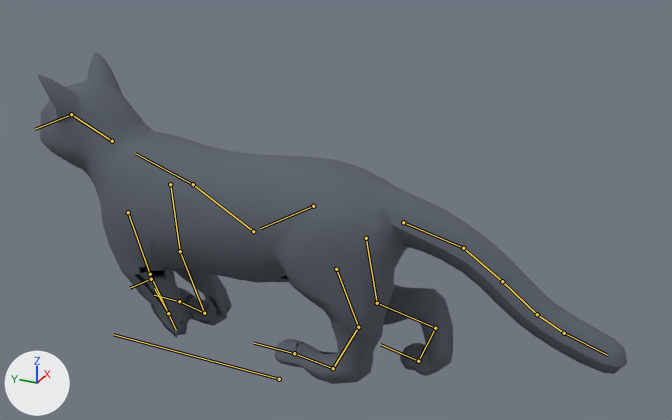
The glTF model apps/web/public/avatars/cat.glb: old version first, new version second.
Rendered twice from a 50 mm camera at (-0.792, -0.428, 0.579) aimed at (0.02, -0.063, 0.173). Lighting does not change. The marker at lower left points along +X, +Y and +Z. The older version comes first. Both versions are drawn at frame 10 of the action 'start'; the numbers are the values there. The bones that change, and the others that lie on the model, are drawn over the model as lines.

The first picture shows 'VIS_cat'.
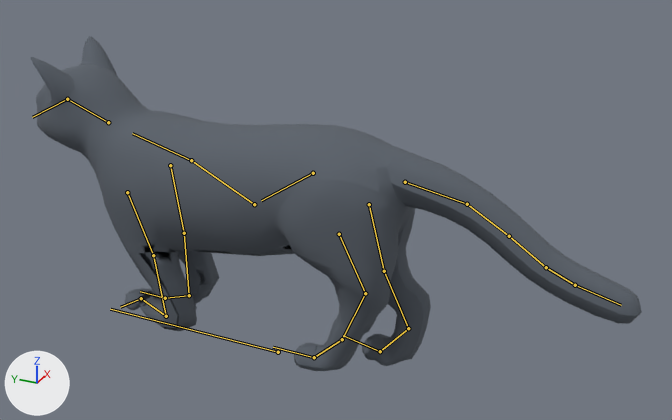
Pixel boxes [x1, y1, x2, y2] of what changed, in the pictures (672 x 420 px):
'VIS_cat', posed
    before: [38, 53, 627, 384]
    after: [31, 36, 642, 371]
bone 'root', root to tip
    before: (279, 379) to (113, 334)
    after: (278, 352) to (110, 309)
bone 'spine_01', root to tip
    before: (313, 206) to (260, 228)
    after: (313, 173) to (261, 200)
bone 'hindleg_lower_L', root to tip
    before: (333, 368) to (294, 353)
    after: (342, 339) to (314, 357)
bone 'hindpaw_L', root to tip
    before: (294, 353) to (254, 343)
    after: (314, 357) to (273, 347)
bone 'hindleg_upper_R', root to tip
    before: (377, 303) to (435, 328)
    after: (384, 271) to (408, 328)
bone 'hindleg_lower_R', root to tip
    before: (435, 328) to (418, 361)
    after: (408, 328) to (380, 351)
bone 'hindpaw_R', root to tip
    before: (418, 361) to (380, 344)
    after: (380, 351) to (343, 335)
bone 'foreleg_upper_L', root to tip
    before: (150, 274) to (176, 330)
    after: (153, 255) to (166, 316)
bone 'foreleg_lower_L', root to tip
    before: (168, 313) to (154, 288)
    after: (166, 316) to (141, 298)
bone 'forepaw_L', root to tip
    before: (151, 279) to (129, 288)
    after: (141, 298) to (120, 307)
bone 'foreleg_upper_R', root to tip
    before: (180, 251) to (204, 313)
    after: (184, 233) to (189, 295)
bone 'foreleg_lower_R', root to tip
    before: (204, 313) to (179, 301)
    after: (189, 295) to (165, 298)
bone 'forepaw_R', root to tip
    before: (179, 301) to (154, 295)
    after: (165, 298) to (140, 291)

The edits, one by one:
Bone 'root' (bone_root) moves from (0.0, 0.0, -0.045) to (0.0, 0.0, -0.008).
Bone 'spine_01' (bone_spine_01) turns from (0, 0, 0) to (-4, 0, 0) degrees about its own x, y and z.
Bone 'hindleg_lower_L' (bone_hindleg_lower_l) turns from (12, -1, -4) to (-35, -1, -3) degrees about its own x, y and z.
Bone 'hindpaw_L' (bone_hindpaw_l) turns from (-68, 8, -7) to (-18, 3, -1) degrees about its own x, y and z.
Bone 'hindleg_upper_R' (bone_hindleg_upper_r) turns from (-50, 2, 5) to (7, 0, -1) degrees about its own x, y and z.
Bone 'hindleg_lower_R' (bone_hindleg_lower_r) turns from (42, 0, -4) to (9, 0, 0) degrees about its own x, y and z.
Bone 'hindpaw_R' (bone_hindpaw_r) turns from (8, 1, 0) to (-12, -2, 1) degrees about its own x, y and z.
Bone 'foreleg_upper_L' (bone_foreleg_upper_l) turns from (-16, -1, -8) to (-3, 0, -1) degrees about its own x, y and z.
Bone 'foreleg_lower_L' (bone_foreleg_lower_l) moves from (-0.001, -0.021, 0.012) to (0.0, 0.0, 0.0).
Bone 'foreleg_lower_L' (bone_foreleg_lower_l) turns from (144, -21, 12) to (91, -1, 3) degrees about its own x, y and z.
Bone 'forepaw_L' (bone_forepaw_l) moves from (0.0, 0.008, -0.01) to (0.0, 0.0, 0.0).
Bone 'forepaw_L' (bone_forepaw_l) turns from (-163, -20, 9) to (-116, -1, -3) degrees about its own x, y and z.
Bone 'foreleg_upper_R' (bone_foreleg_upper_r) turns from (-26, 1, 3) to (-2, 0, 0) degrees about its own x, y and z.
Bone 'foreleg_lower_R' (bone_foreleg_lower_r) turns from (96, 3, -4) to (46, 0, 0) degrees about its own x, y and z.
Bone 'forepaw_R' (bone_forepaw_r) turns from (-70, 2, 2) to (-41, -1, 1) degrees about its own x, y and z.
